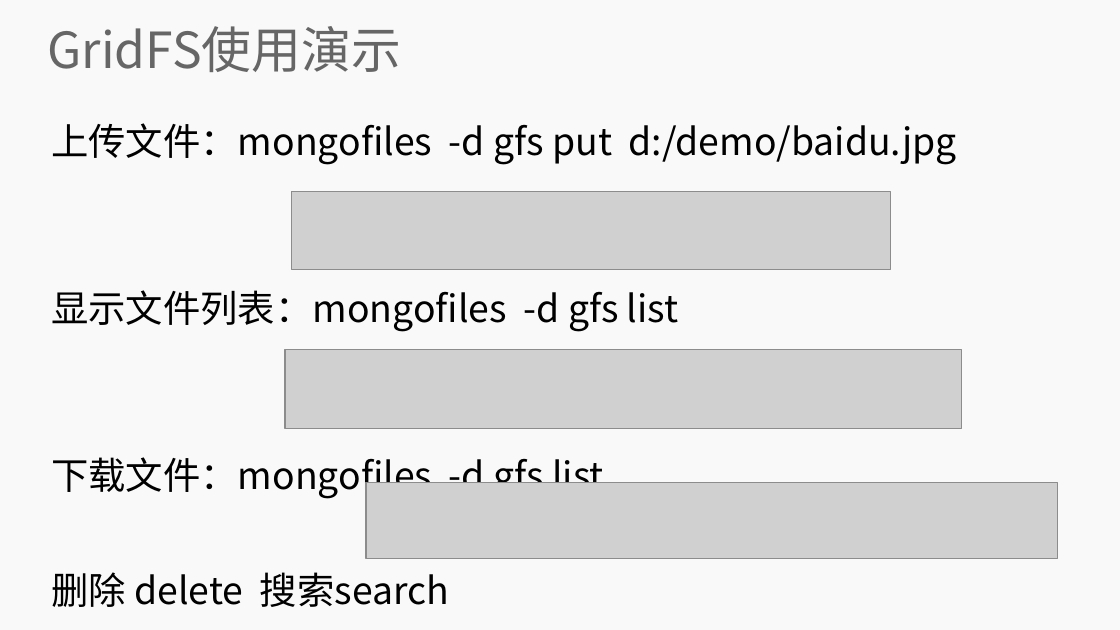
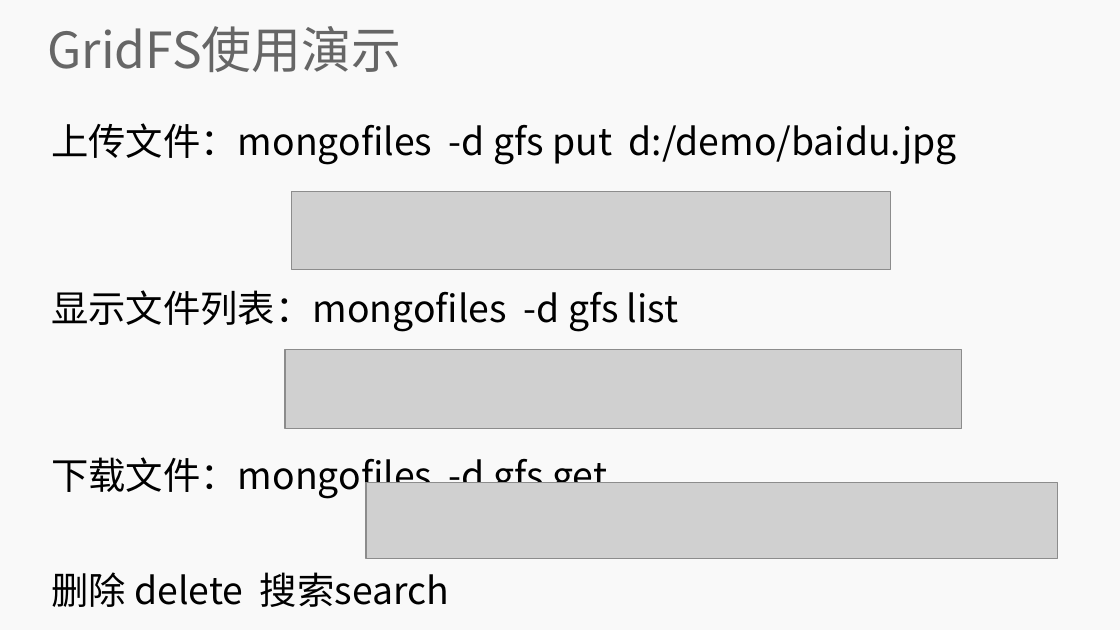
Before and after one commit to lihuanzhen2016/no-sql, a slide deck: slide 14 of PPT/11 MongoDB GridFS 文件系统.pptx. Drawn at 1120x630 pixels with LibreOffice and Linux fonts; fonts in the diff are those of the drawing; grey boxes stand for pictures; background and template pictures are left out. Boxes give left, top, right and bottom in pixels: in the first picture for what was removed or moved away, otherwise in the second. Text is boxed around its words. In the diff, an @@ line names an element or a change of style, - is before the commit and + after.

```diff
--- a/PPT/11 MongoDB GridFS 文件系统.pptx
+++ b/PPT/11 MongoDB GridFS 文件系统.pptx
@@ subtitle at [51,451,607,499]: text changed @@
-下载文件：mongofiles -d gfs list
+下载文件：mongofiles -d gfs get
```
Also in this commit, not shown: 3 other slides changed.
